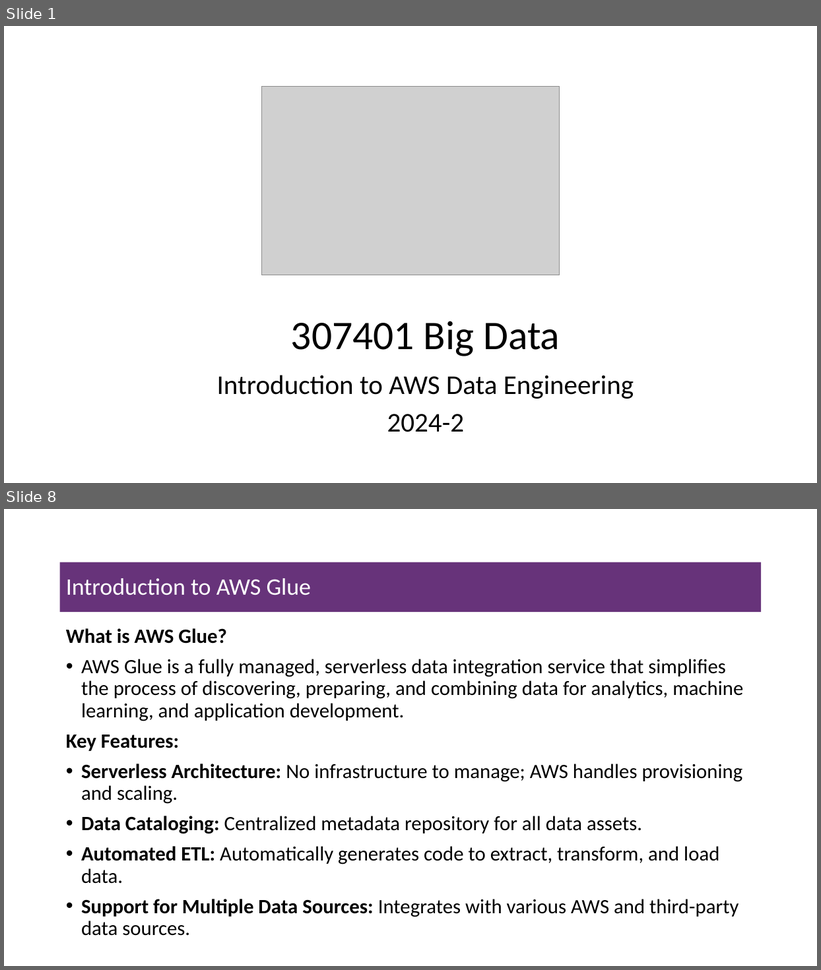
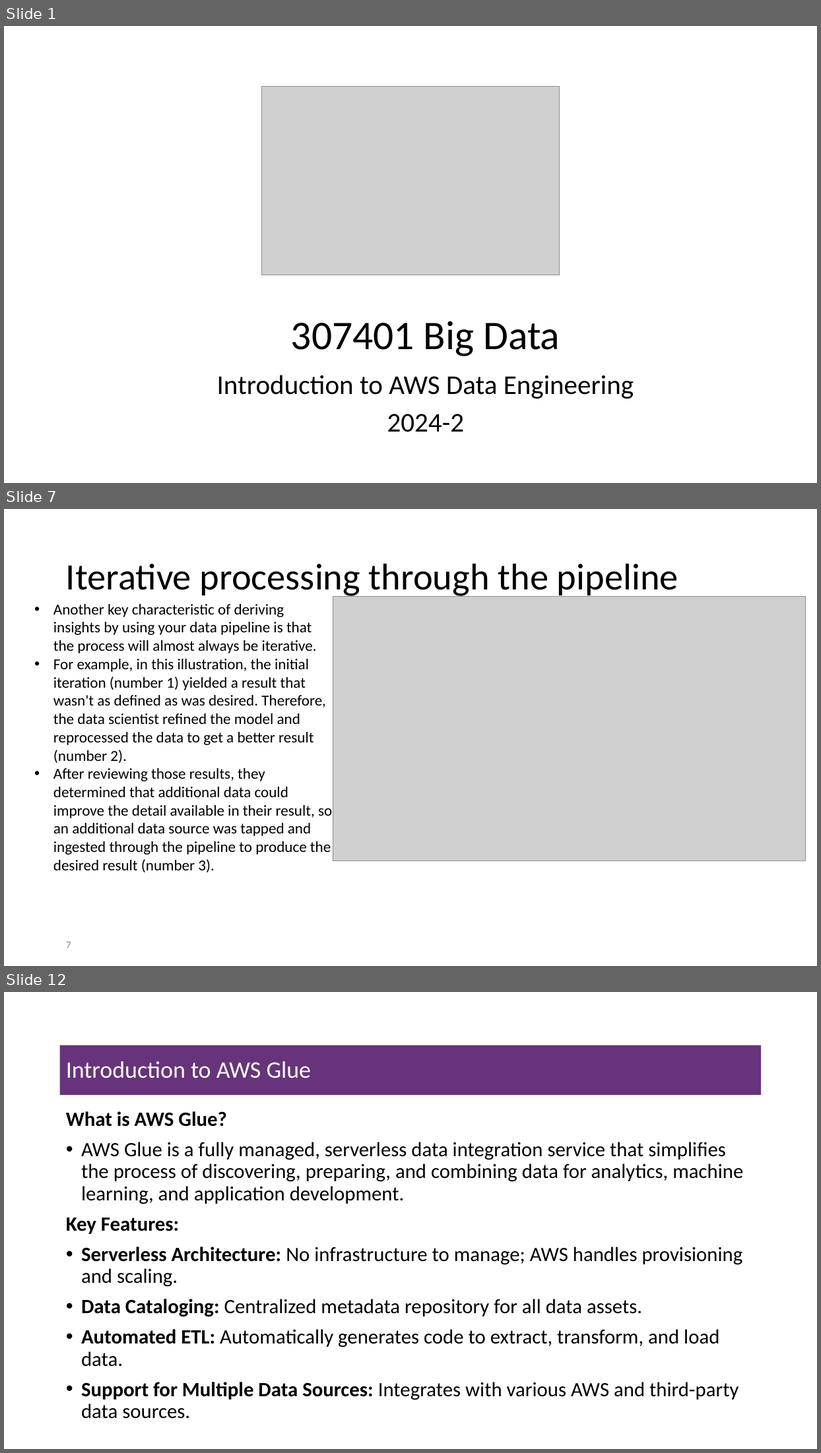
Before and after one commit to msfasha/307401-Big-Data, a slide deck: lecture_notes/section_3_introduction_to_amazon_aws/3-2-Introduction to AWS Data Engineering.pptx. Shown one above the other, each under a label of ours: slides 1 and 8 before the commit, slides 1, 7 and 12 after it; the slides between them are not shown. The pictures are 821x970 and 821x1453 pixels, drawn with LibreOffice and Linux fonts; fonts in the diff are those of the drawing; grey boxes stand for pictures; background and template pictures are left out. Boxes give left, top, right and bottom in pixels: in the first picture for what was removed or moved away, otherwise in the second. Text is boxed around its words. In the diff, an @@ line names an element or a change of style, - is before the commit and + after.

Commit message:
include data engineering concepts

```diff
--- a/lecture_notes/section_3_introduction_to_amazon_aws/3-2-Introduction to AWS Data Engineering.pptx
+++ b/lecture_notes/section_3_introduction_to_amazon_aws/3-2-Introduction to AWS Data Engineering.pptx
@@ slide 7 added at [4,509,817,966], background #FFFFFF @@
@@ title added at [66,563,679,598], 44 pt, text #000000 @@
+Iterative processing through the pipeline
@@ text added at [54,604,332,873], 18 pt, text #000000 @@
+• Another key characteristic of deriving insights by using your data pipeline is that the process will almost always be iterative.
+• For example, in this illustration, the initial iteration (number 1) yielded a result that wasn't as defined as was desired. Therefore, the data scientist refined the model and reprocessed the data to get a better result (number 2).
+• After reviewing those results, they determined that additional data could improve the detail available in their result, so an additional data source was tapped and ingested through the pipeline to produce the desired result (number 3).
@@ picture added at [333,596,806,861] @@
@@ page number added at [66,942,71,949], 12 pt, text #8C8C8C @@
+7
@@ what was slide 8 is now slide 12 @@
```
Also in this commit, not shown: 1 slide changed, 8 other slides added, 4 slides removed, 1 other file.
